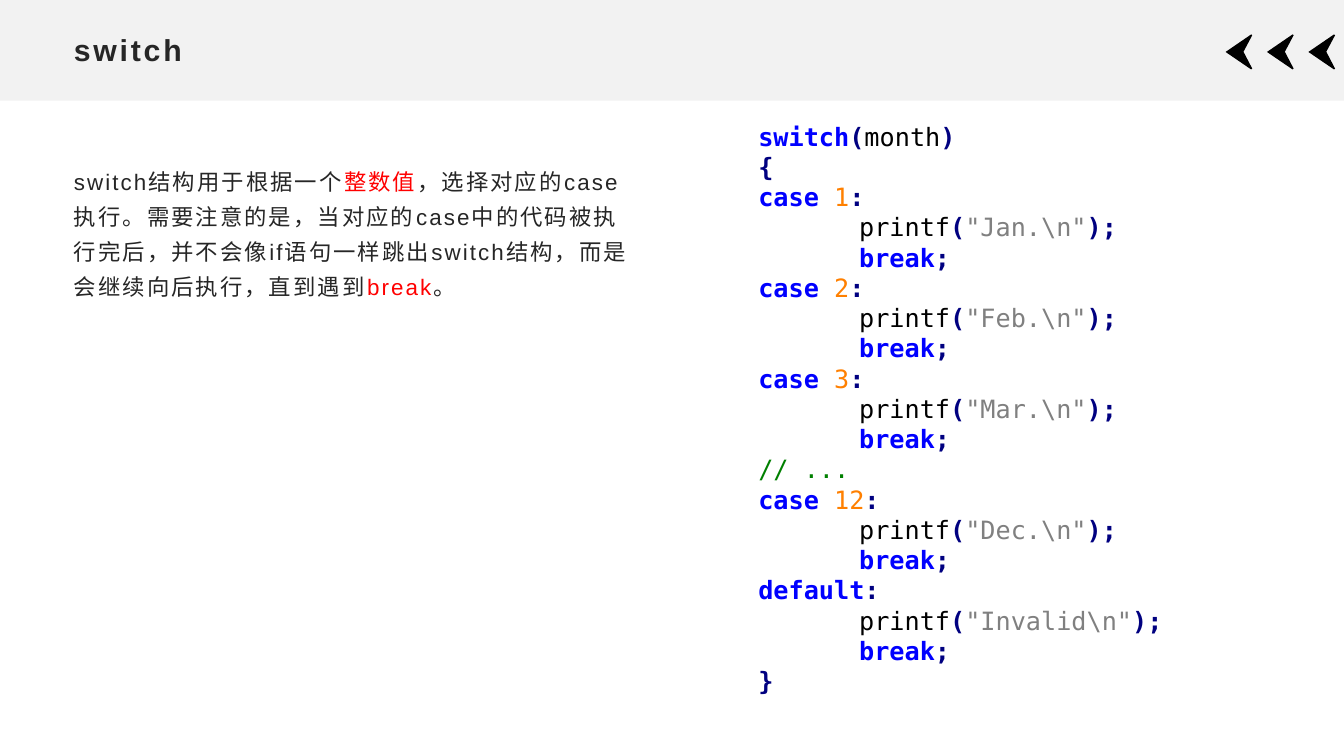
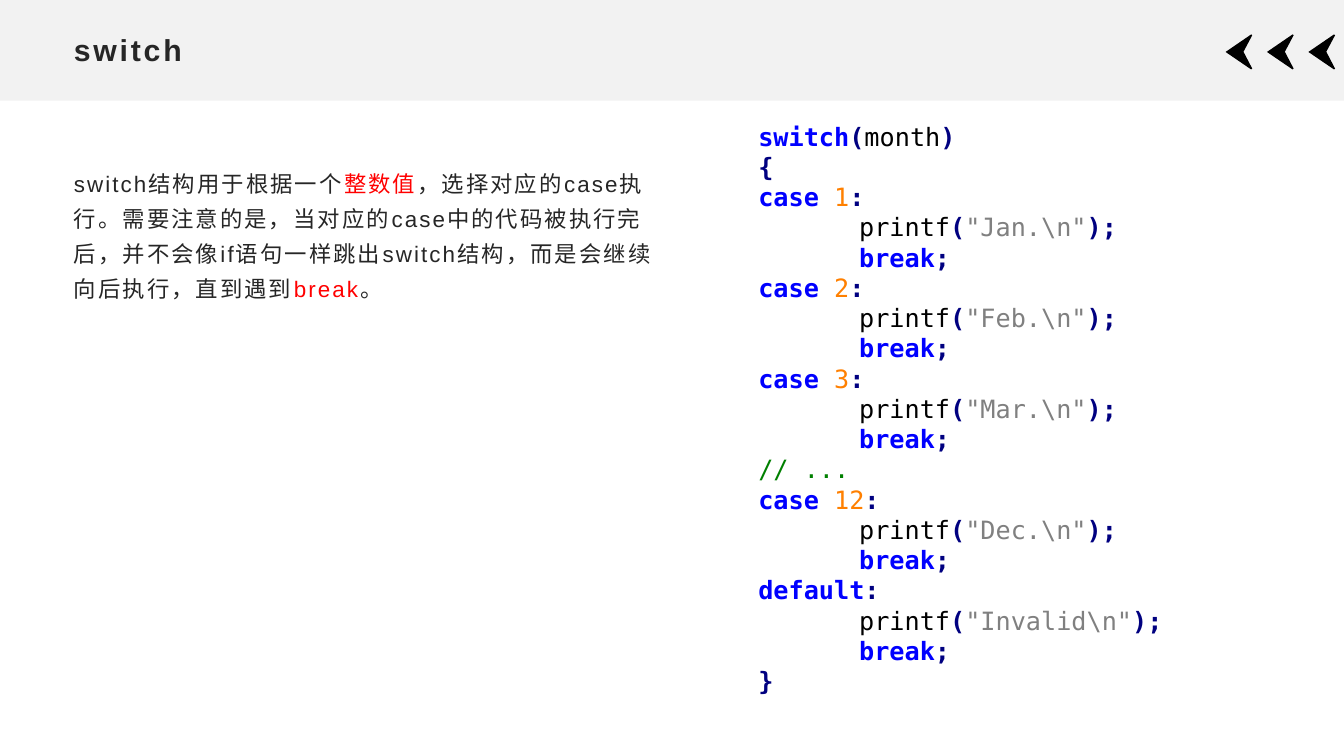
Before and after one commit to xdai02/C, a slide deck: slide 14 of slides/Chapter2.pptx. Drawn at 1344x756 pixels with LibreOffice and Linux fonts; fonts in the diff are those of the drawing. Boxes give left, top, right and bottom in pixels: in the first picture for what was removed or moved away, otherwise in the second. Text is boxed around its words. In the diff, an @@ line names an element or a change of style, - is before the commit and + after.

```diff
--- a/slides/Chapter2.pptx
+++ b/slides/Chapter2.pptx
@@ text "switch结构用于根据一个整数值，选择对应的case执行。需要注意的是，当对应的case中的代码被执行完后，并不会像i ..." rewrapped from bbox=[74, 171, 626, 297] to bbox=[74, 173, 651, 299] @@
```
Also in this commit, not shown: 11 other slides changed, 2 other files.
